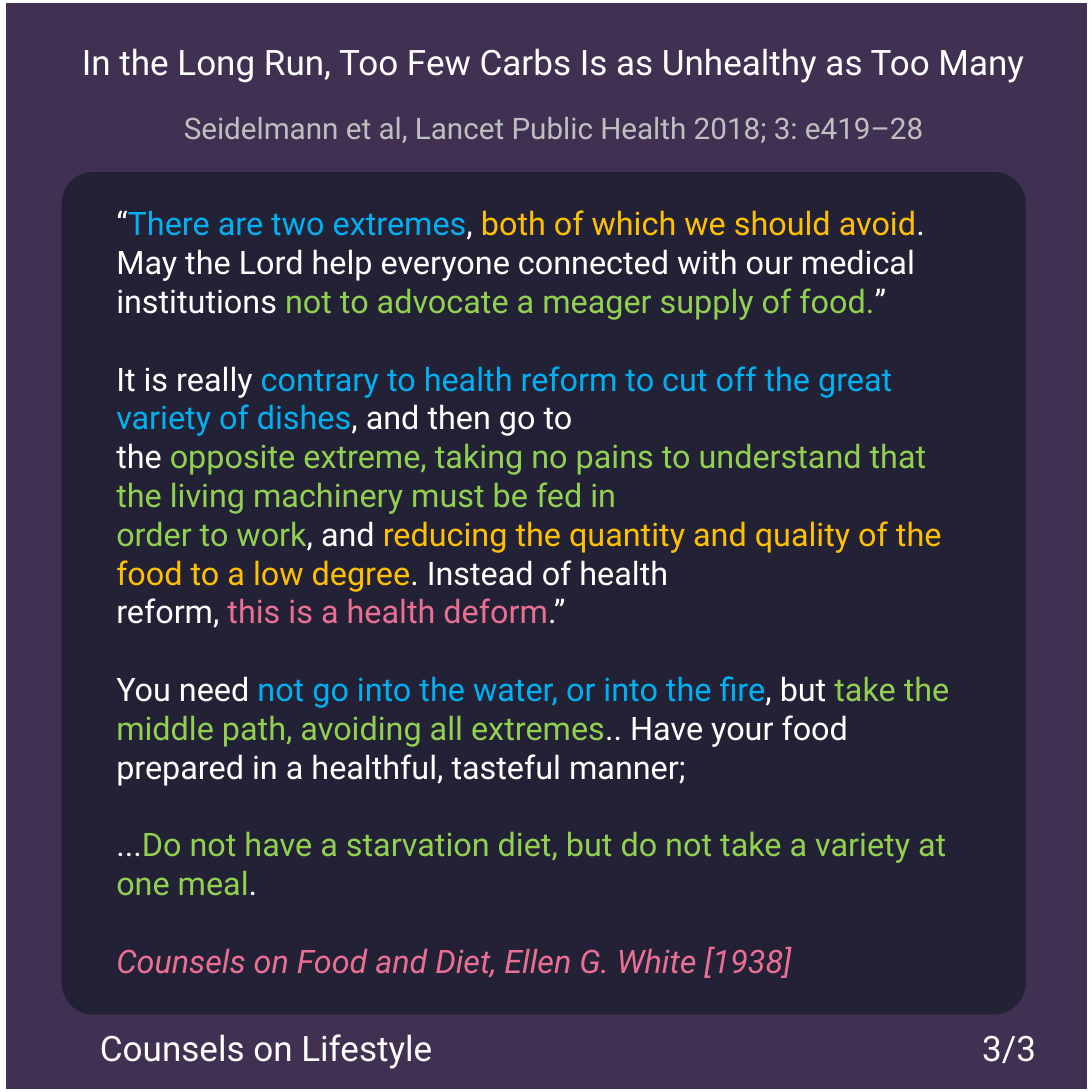
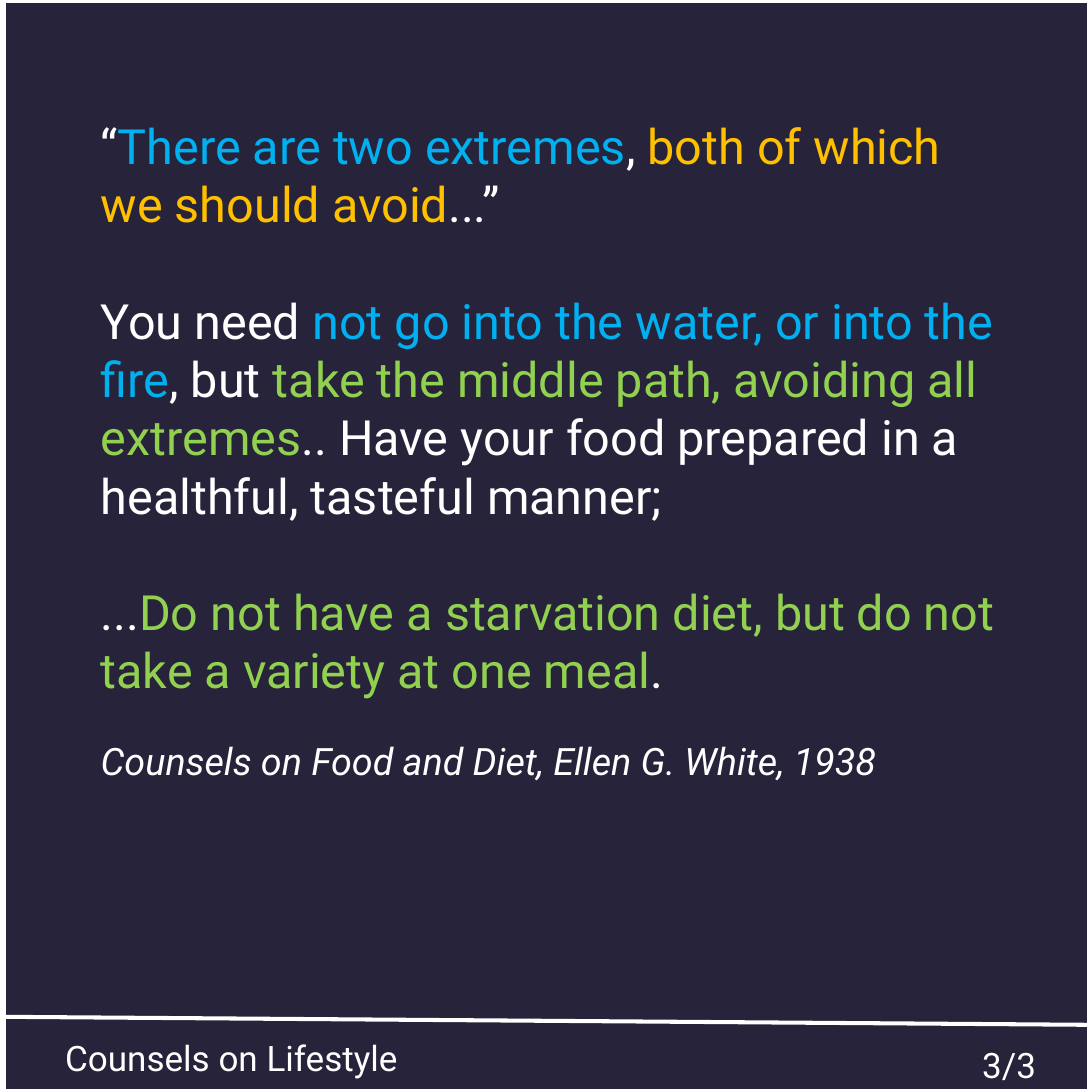
Before and after one commit to msimbao/counselsonlifestyle, a slide deck: slide 3 of posts/5/slides.pptx. Drawn at 1092x1092 pixels with LibreOffice and Linux fonts; fonts in the diff are those of the drawing. Boxes give left, top, right and bottom in pixels: in the first picture for what was removed or moved away, otherwise in the second. Text is boxed around its words. In the diff, an @@ line names an element or a change of style, - is before the commit and + after.

```diff
--- a/posts/5/slides.pptx
+++ b/posts/5/slides.pptx
@@ background #403152 to #26233A @@
@@ text removed at box(82, 48, 1024, 83) @@
-In the Long Run, Too Few Carbs Is as Unhealthy as Too Many
@@ text "“There are two extremes, both ...": place and size @@
-text "“There are two extremes, both ..." at box(116, 210, 950, 978)
+text "“There are two extremes, both ..." at box(101, 127, 994, 780)
@@ text removed at box(184, 117, 923, 143) @@
-Seidelmann et al, Lancet Public Health 2018; 3: e419–28
@@ text at box(101, 127, 941, 223): text changed; size 24 to 36 pt; text colour #92D050 to #FFC000 @@
-“There are two extremes, both of which we should avoid. May the Lord help everyone connected with our medical institutions not to advocate a meager supply of food.”
-It is really contrary to health reform to cut off the great variety of dishes, and then go to
-the opposite extreme, taking no pains to understand that the living machinery must be fed in
-order to work, and reducing the quantity and quality of the food to a low degree. Instead of health
-reform, this is a health deform.”
+“There are two extremes, both of which we should avoid...”
@@ rounded rectangle removed at box(62, 172, 1026, 1014) @@
@@ text at box(101, 302, 994, 699): size 24 to 36 pt in "You need not go into the water, ...", "...Do not have a starvation diet, but ..." @@
@@ text at box(101, 746, 876, 780): text changed; size 24 to 28 pt; text colour #EB6F92 to #FFFFFF @@
-Counsels on Food and Diet, Ellen G. White [1938]
+Counsels on Food and Diet, Ellen G. White, 1938
@@ line added from (1, 1017) to (1089, 1025), #FFFFFF 3 pt @@
@@ text "Counsels on Lifestyle": place and size @@
-text "Counsels on Lifestyle" at box(100, 1034, 432, 1069)
+text "Counsels on Lifestyle" at box(65, 1044, 398, 1079)
@@ text "3/3": place and size @@
-text "3/3" at box(982, 1035, 1036, 1063)
+text "3/3" at box(982, 1052, 1036, 1080)
```
Also in this commit, not shown: 2 other slides changed, 26 other files.
